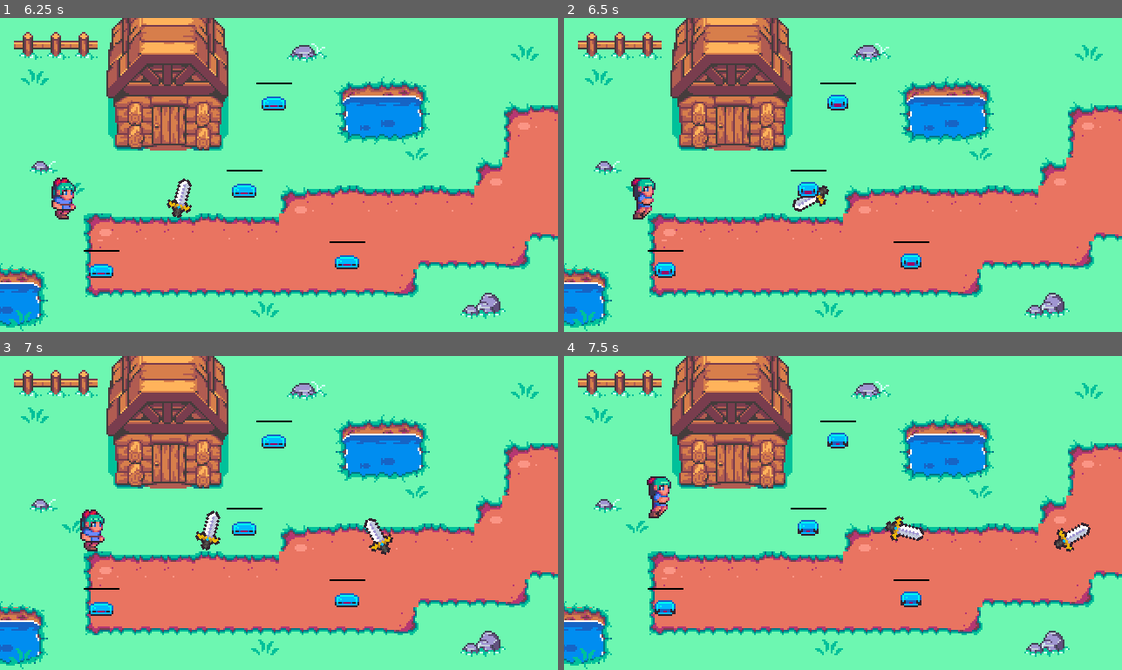
Above: before the commit, frames 1-4 (two rows, left to right).
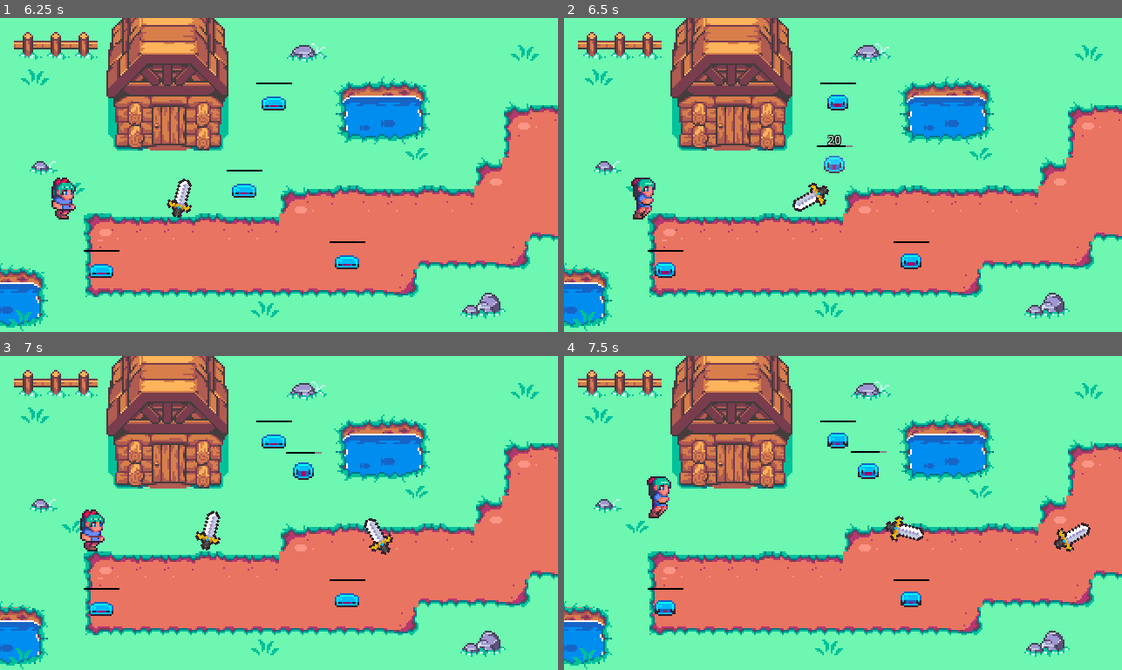
Above: after the commit, the same moments.

Repository: cunhapixels/GodotRPG_VacaRoxa_Assets
Game: Godot game, scene res://source/World.tscn
Two runs of this game, one before a commit and one after it. Both use one fixed random seed, a clock stepped at 60 frames per second and the inputs below. The engine's default icon, where the game draws it, is replaced by a stand-in: a white triangle on a blue panel in a dark square.
Inputs:
- Up to frame 1 (6.25 s): hold Right (ui_right) 0.53-1.28 s; tap X (attack) every 0.75 s from 0.6 to 5.85 s; hold Down (ui_down) 1.28-2.03 s; hold Right (ui_right) 2.03-2.78 s; hold Up (ui_up) 2.78-3.53 s; hold Left (ui_left) 3.53-5.03 s; hold Down (ui_down) 5.03-5.78 s; hold Right (ui_right) from 5.78 s (still down)
- Up to frame 2 (6.5 s): keep holding Right (ui_right)
- Up to frame 3 (7 s): release Right (ui_right) at 6.53 s; hold Up (ui_up) from 6.53 s (still down); tap X (attack) at 6.6 s
- Up to frame 4 (7.5 s): release Up (ui_up) at 7.28 s; hold Right (ui_right) from 7.28 s (still down); tap X (attack) at 7.35 s

Frame 1 is identical in both runs. In frame 2, 0.5% of the frame differs, in the area x 40-52%, y 37-58%; in frame 3, 0.4%; in frame 4, 0.4%.
Error before the commit: Parse Error: Unexpected token: '==': (res://source/core/Slime.gd:23)

Commit message:
Fixed slime bar and text

Diff:
--- a/GodotRPG_VacaRoxa_Assets/source/core/Slime.gd
+++ b/GodotRPG_VacaRoxa_Assets/source/core/Slime.gd
@@ -20,16 +20,12 @@
 func _ready():
 	HealthBarFG.value = hp;
 
-=======
 const EXPLOSION = preload("res://source/misc/Explosion.tscn")
 const TEXT = preload("res://source/misc/FloatingText.tscn")
 
-var direction = Vector2.ZERO
-var length = 0
-
 var motion = Vector2.ZERO
 
-func _process(_delta):
+func _process(delta):
 	if length > 0:
 		motion = direction * length
 		length *= 0.9
@@ -50,15 +46,7 @@
 	if (TXTDamage.is_visible()):
 		move_txt(delta)
 
-
-func _on_Hitbox_area_entered(area):
-	if area.is_in_group("Stick"):
-		deal_damage(20)
-
-		direction = -(area.position - position).normalized()
-		length = .2
-
-		area.queue_free()
+	motion = move_and_slide(motion)
 
 
 func deal_damage(damage) -> void:
@@ -87,15 +75,15 @@
 
 func _on_Hitbox_area_entered(area):
 	if area.is_in_group("Stick"):
-		var txt = TEXT.instance()
-		txt.position = position
-		get_parent().add_child(txt)
+		#var txt = TEXT.instance()
+		#txt.position = position
+		#get_parent().add_child(txt)
 
-		hp -= area.damage
 		direction = -(area.position - position).normalized()
 		length = 150
 		get_node("AnimationPlayer").play("Hit")
 
+		deal_damage(area.damage)
 		#area.queue_free()
 
 
--- a/GodotRPG_VacaRoxa_Assets/source/core/Slime.tscn
+++ b/GodotRPG_VacaRoxa_Assets/source/core/Slime.tscn
@@ -1,8 +1,4 @@
-[gd_scene load_steps=14 format=2]
-
-[ext_resource path="res://sprites/mobs/slime-blue.png" type="Texture" id=1]
-[ext_resource path="res://source/core/Slime.gd" type="Script" id=2]
-[ext_resource path="res://hud/themes/custom_theme.tres" type="Theme" id=3]
+[gd_scene load_steps=15 format=2]
 
 [ext_resource path="res://sprites/mobs/slime-blue.png" type="Texture" id=1]
 [ext_resource path="res://source/core/Slime.gd" type="Script" id=2]
@@ -75,6 +71,14 @@
 "values": [ 0.0 ]
 }
 
+[sub_resource type="Gradient" id=10]
+colors = PoolColorArray( 0.589844, 0.589844, 0.589844, 1, 0.515625, 0.515625, 0.515625, 1 )
+
+[sub_resource type="GradientTexture" id=11]
+gradient = SubResource( 10 )
+
+[sub_resource type="GradientTexture" id=9]
+
 [sub_resource type="StyleBoxFlat" id=6]
 bg_color = Color( 0.380392, 0.435294, 0.345098, 1 )
 corner_radius_top_left = 1
@@ -91,24 +95,6 @@
 ProgressBar/colors/font_color = Color( 0, 0, 0, 1 )
 ProgressBar/styles/bg = SubResource( 6 )
 ProgressBar/styles/fg = SubResource( 7 )
-
-[sub_resource type="Gradient" id=10]
-colors = PoolColorArray( 0.589844, 0.589844, 0.589844, 1, 0.515625, 0.515625, 0.515625, 1 )
-
-[sub_resource type="GradientTexture" id=11]
-gradient = SubResource( 10 )
-
-[sub_resource type="Gradient" id=7]
-colors = PoolColorArray( 0.917969, 0.0860596, 0.0860596, 1, 0.976563, 0, 0, 1 )
-
-[sub_resource type="GradientTexture" id=6]
-gradient = SubResource( 7 )
-
-[sub_resource type="Gradient" id=8]
-colors = PoolColorArray( 0.372549, 0.933333, 0.32549, 1, 0.398621, 1, 0.347656, 1 )
-
-[sub_resource type="GradientTexture" id=9]
-gradient = SubResource( 8 )
 
 [node name="Slime" type="KinematicBody2D"]
 z_index = 10
@@ -156,7 +142,6 @@
 rect_scale = Vector2( 0.01, 1 )
 rect_clip_content = true
 value = 100.0
-texture_progress = SubResource( 6 )
 
 [node name="HealthBarFG" type="TextureProgress" parent="."]
 margin_left = -10.0
@@ -175,7 +160,6 @@
 margin_right = 14.0
 margin_bottom = 2.0
 rect_scale = Vector2( 0.5, 0.5 )
-theme = ExtResource( 3 )
 custom_colors/default_color = Color( 1, 1, 1, 1 )
 custom_colors/font_color_shadow = Color( 0, 0, 0, 1 )
 custom_constants/shadow_offset_y = 1
--- a/GodotRPG_VacaRoxa_Assets/source/core/Stick.gd
+++ b/GodotRPG_VacaRoxa_Assets/source/core/Stick.gd
@@ -1,7 +1,7 @@
 extends Area2D
 
 var motion = Vector2.ZERO
-var damage = 10
+var damage = 20
 
 func _process(delta):
 	if position.x < 0 or position.x > 320:
